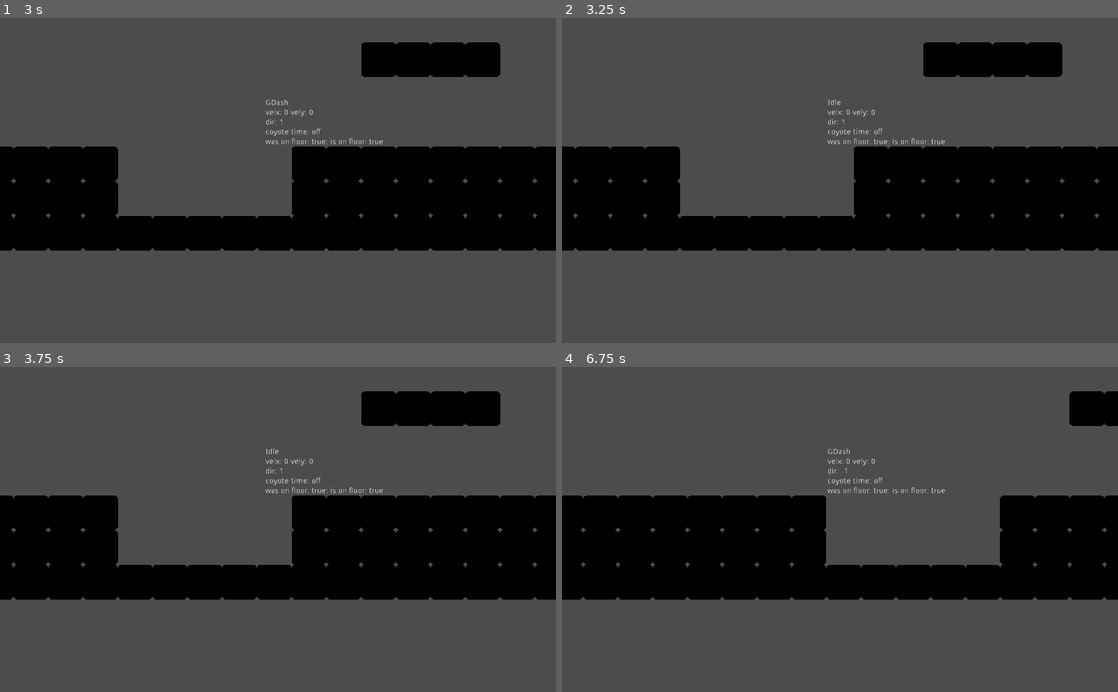
Above: before the commit, frames 1-4 (two rows, left to right).
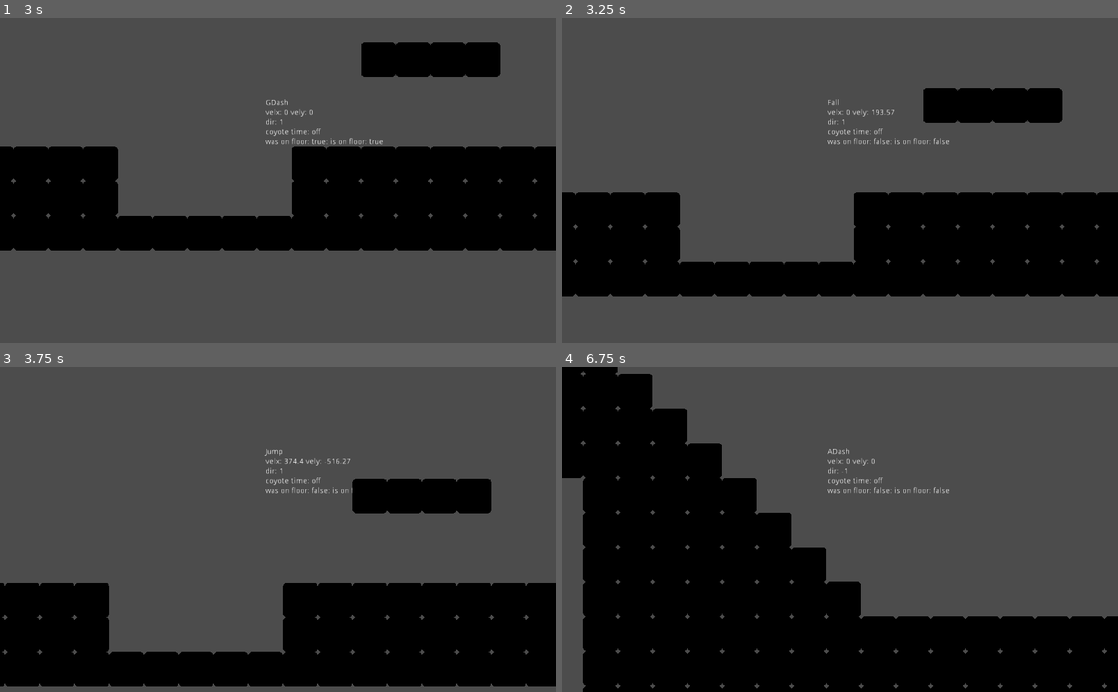
Above: after the commit, the same moments.

Repository: azylazide/godot-player-statemachine
Game: Godot game, scene res://fsm/fsm.tscn
Same seed, same stepped clock (60 frames per second), same inputs: the game is played once before the commit and once after it. The engine's default icon, where the game draws it, is replaced by a stand-in: a white triangle on a blue panel in a dark square.
Inputs:
- Up to frame 1 (3 s): hold X (dash) 0.53-1.28 s; hold Right (right) 0.53-2.03 s; tap Up (jump) at 0.77, 0.8, 1.07, 1.35, 1.52, 1.82, 2.3 s; tap X (dash) at 1.55, 2.85 s; hold Left (left) 2.03-2.78 s; hold X (dash) 2.03-2.78 s; hold Right (right) from 2.78 s (still down)
- Up to frame 2 (3.25 s): keep holding Right (right); tap Up (jump) at 3.02 s
- Up to frame 3 (3.75 s): keep holding Right (right); tap Up (jump) at 3.32 s; hold Up (jump) from 3.53 s (still down)
- Up to frame 4 (6.75 s): release Right (right) at 4.28 s; release Up (jump) at 4.28 s; hold Left (left) 4.28-5.03 s; tap X (dash) at 4.35, 6.05 s; tap Up (jump) at 4.52, 4.82, 5.3, 5.85, 6.02, 6.32 s; hold Right (right) 5.03-5.78 s; hold X (dash) 5.03-5.78 s; hold Left (left) from 5.78 s (still down); hold X (dash) from 6.53 s (still down)

Frame 1 is identical in both runs. In frame 2, 31% of the frame differs, in the area x 0-100%, y 7-86%; in frame 3, 46%; in frame 4, 47%, in the area x 0-100%, y 0-100%.

Commit message:
fix not being able to jump while ground dashing on ground more parameters to export

Diff:
--- a/fsm/player/GroundDash.gd
+++ b/fsm/player/GroundDash.gd
@@ -28,6 +28,7 @@
 	player.apply_movement()
 	player.after_grounded()
 
+	#shorter coyote time
 	if not player.on_floor and player.was_on_floor:
 		player.coyote_timer.wait_time = 0.08
 		player.coyote_timer.start()
@@ -44,7 +45,7 @@
 	pass
 
 func state_input(_event: InputEvent) -> void:
-	if _event.is_action_pressed("jump") and not player.coyote_timer.is_stopped():
+	if _event.is_action_pressed("jump") and (not player.coyote_timer.is_stopped() or player.on_floor):
 		state_machine.switch_states("Jump")
 
 	if _event.is_action_pressed("dash"):
--- a/fsm/player/player.gd
+++ b/fsm/player/player.gd
@@ -4,10 +4,13 @@
 
 export(float) var MAX_FALL_TILE = 15.0
 export(float) var MAX_WALK_TILE = 6.25
+export(float) var COYOTE_TIME = 0.1
 export(float) var JUMP_HEIGHT = 5.5
 export(float) var MIN_JUMP_HEIGHT = 0.5
+export(float) var JUMP_BUFFER_TIME = 0.1
 export(float) var DASH_LENGTH = 5.0
 export(float) var DASH_TIME = 0.2
+export(float) var DASH_COOLDOWN_TIME = 0.3
 export(float) var GAP_LENGTH = 12.5
 
 var velocity = Vector2.ZERO
@@ -25,16 +28,14 @@
 var was_on_floor: bool
 
 onready var dash_cooldown:= $DashCooldown
-var dash_cooldown_time := 0.3
+
 var can_adash:= true
 
 onready var coyote_timer:= $CoyoteTime
-var coyote_time:= 0.1
 
 var can_ajump:= true
 
 onready var jump_bufferer:= $JumpBufferTime
-var jump_buffer:= 0.1
 
 func _ready() -> void:
 	#calculate gravity constant
@@ -51,11 +52,11 @@
 	was_on_floor = is_on_floor()
 	face_direction = 1.0
 
-	dash_cooldown.wait_time = dash_cooldown_time
-	coyote_timer.wait_time = coyote_time
+	dash_cooldown.wait_time = DASH_COOLDOWN_TIME
+	coyote_timer.wait_time = COYOTE_TIME
 # warning-ignore:return_value_discarded
 	coyote_timer.connect("timeout",self,"_reset_coyote_time")
-	jump_bufferer.wait_time = jump_buffer
+	jump_bufferer.wait_time = JUMP_BUFFER_TIME
 
 	pass
 
@@ -105,7 +106,7 @@
 	return is_on_floor() or not coyote_timer.is_stopped()
 
 func _reset_coyote_time() -> void:
-	coyote_timer.wait_time = coyote_time
+	coyote_timer.wait_time = COYOTE_TIME
 
 #movement parameter calculations
 
